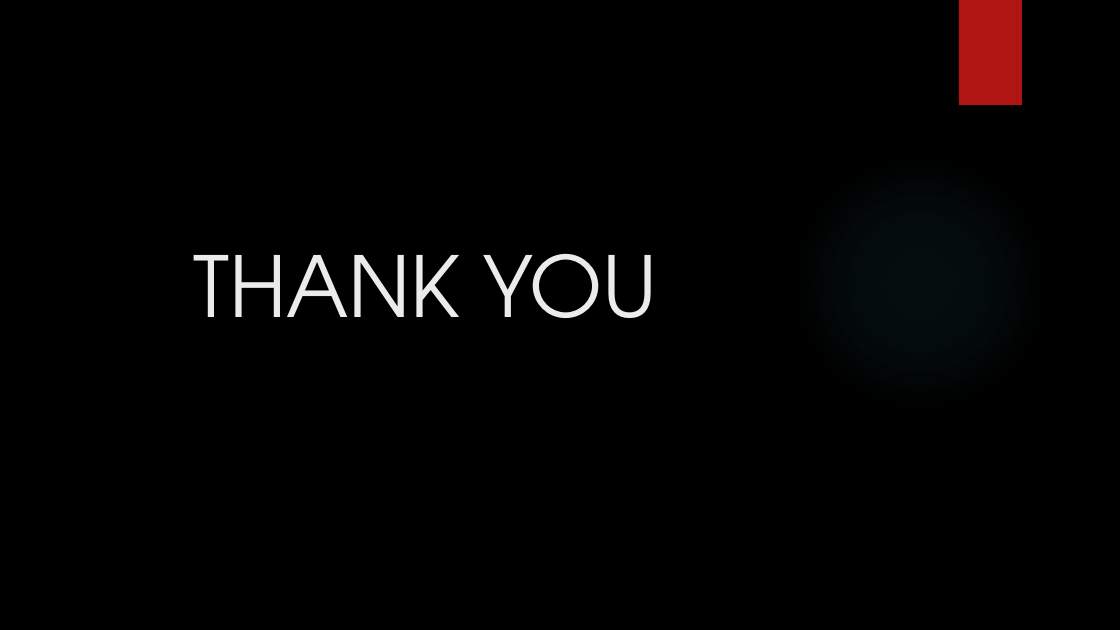
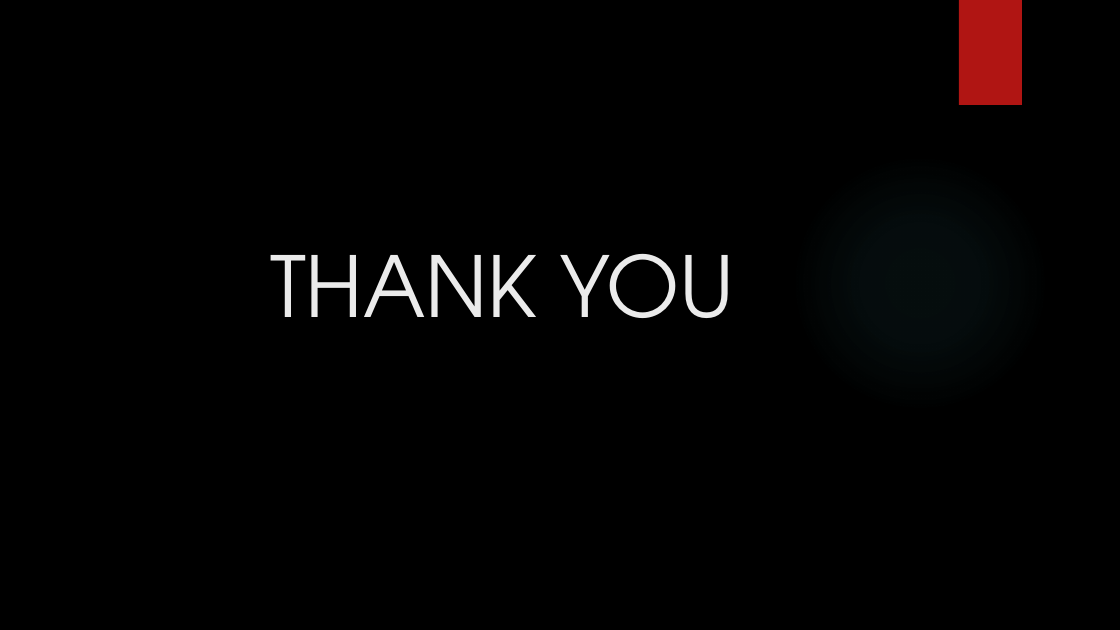
Before and after one commit to Rishabh510/HackVSIT3.0, a slide deck: slide 7 of Quality Education.pptx (slide 11 before the commit). Drawn at 1120x630 pixels with LibreOffice and Linux fonts; fonts in the diff are those of the drawing; background and template pictures are left out. Boxes give left, top, right and bottom in pixels: in the first picture for what was removed or moved away, otherwise in the second. Text is boxed around its words. In the diff, an @@ line names an element or a change of style, - is before the commit and + after.

```diff
--- a/Quality Education.pptx
+++ b/Quality Education.pptx
@@ title "THANK YOU": place and size @@
-title "THANK YOU" at (193, 254, 658, 318)
+title "THANK YOU" at (270, 254, 735, 318)
```
Also in this commit, not shown: 3 other slides changed, 1 slide added, 5 slides removed.
